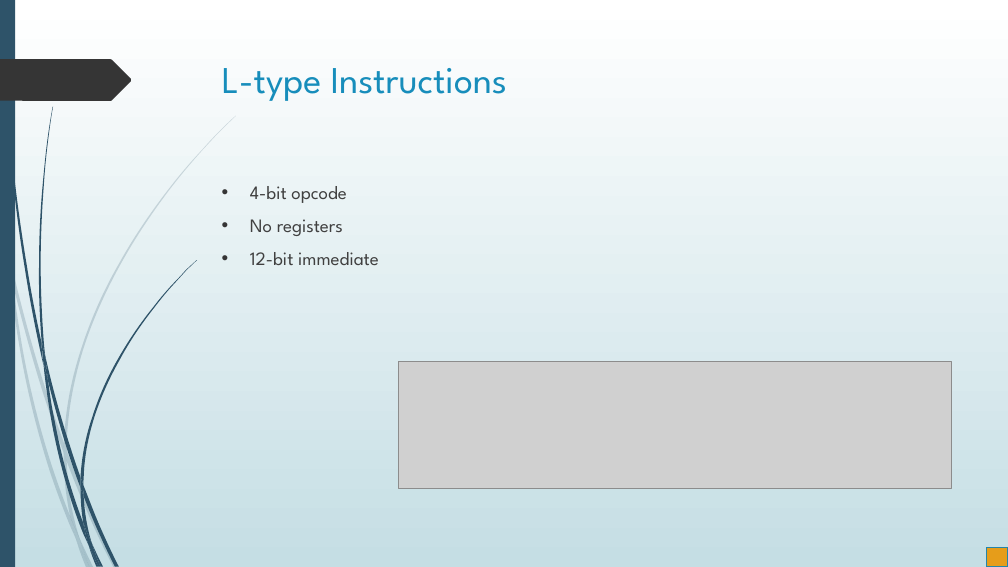
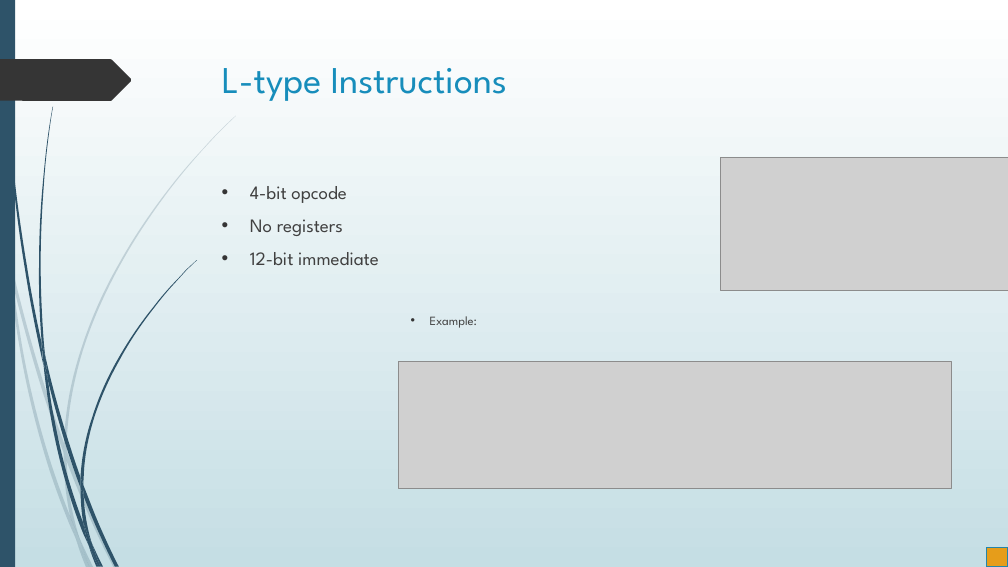
Before and after one commit to merreltc/16-Bit-Processor, a slide deck: slide 5 of FinalReport/FinalPresentation-Working.pptx. Drawn at 1008x567 pixels with LibreOffice and Linux fonts; fonts in the diff are those of the drawing; grey boxes stand for pictures. Boxes give left, top, right and bottom in pixels: in the first picture for what was removed or moved away, otherwise in the second. Text is boxed around its words. In the diff, an @@ line names an element or a change of style, - is before the commit and + after.

```diff
--- a/FinalReport/FinalPresentation-Working.pptx
+++ b/FinalReport/FinalPresentation-Working.pptx
@@ picture added at box(721, 157, 1008, 290) @@
@@ text at box(430, 316, 477, 328): paragraph added @@
+          • Example:
```
Also in this commit, not shown: 6 other slides changed, 1 slide removed.
